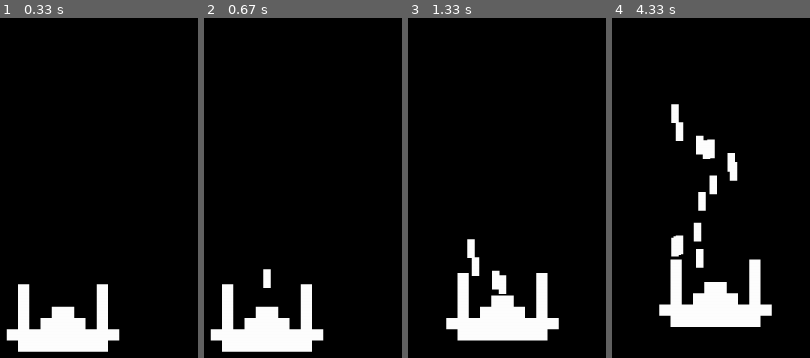
Above: before the commit, frames 1-4 (left to right).
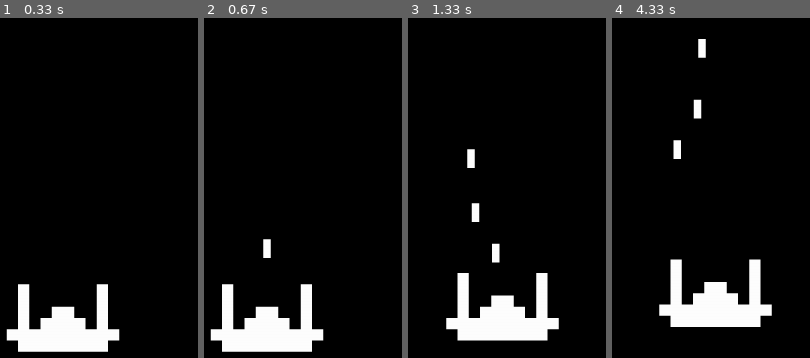
Above: after the commit, the same moments.

Repository: zaymovskey/alien_invasion_pygame
Game: pygame game, started from alien_invasion.py
The game is run twice, just before and just after one commit, with the same random seed, the same clock (stepped at 60 frames per second) and the same inputs.
Inputs:
- Up to frame 1 (0.33 s): no input
- Up to frame 2 (0.67 s): tap Space at 0.33 s
- Up to frame 3 (1.33 s): hold Right 0.67-1.13 s; tap Space at 0.73, 1.03, 1.23 s; hold Up from 1.17 s (still down)
- Up to frame 4 (4.33 s): release Up at 1.47 s; hold Right 1.5-1.97 s; tap Space at 1.57, 1.87, 2.07, 2.37, 2.63, 2.97, 3.27, 3.4, 3.8, 4.1 s; hold Left 2-2.53 s; hold Down 2.57-2.87 s; hold Left 2.9-3.3 s; hold Up 3.33-3.7 s; hold Right from 3.73 s (still down)

Frame 1 is identical in both runs. In frame 2, 0.5% of the frame differs, in the area x 29-34%, y 65-80%; in frame 3, 1.6%; in frame 4, 3.5%, in the area x 29-64%, y 6-74%.

Commit message:
removing bullets that have gone off the screen and the bullet limit

Diff:
--- a/alien_invasion.py
+++ b/alien_invasion.py
@@ -21,7 +21,7 @@
         # Отслеживание (прослушивание) событий клавиатуры и мыши
         gf.check_events(ai_settings, screen, ship, bullets)
         ship.update()
-        bullets.update()
+        gf.update_bullets(bullets)
         # При каждом проходе цикла перерисовывается экран
         gf.update_screen(ai_settings, screen, ship, bullets)
         # Отображение последнего прорисованного экрана
--- a/game_functions.py
+++ b/game_functions.py
@@ -1,9 +1,30 @@
 import sys
 import pygame
 from bullet import Bullet
+from settings import Settings
+from pygame.sprite import Group
 
 
-def check_keydown_events(event, ai_settings, screen, ship, bullets):
+def fire_bullet(ai_settings, screen, ship, bullets):
+    """Выпускает пулю, если лимит еще не достигнут"""
+    # Создание новой пули и включение ее в группу bullets
+    if len(bullets) < ai_settings.bullets_limit:
+        new_bullet = Bullet(ai_settings, screen, ship)
+        bullets.add(new_bullet)
+
+
+def update_bullets(bullets: Group):
+    """Обновляет позиции пуль и уничтожает старые пули"""
+    # Обновление позиции пули
+    bullets.update()
+
+    # Уничтожение пуль, вышедших за экран
+    for bullet in bullets.copy():
+        if bullet.rect.bottom <= 0:
+            bullets.remove(bullet)
+
+
+def check_keydown_events(event, ai_settings: Settings, screen, ship, bullets):
     """Обрабатывает нажатия клавиш"""
     if event.key == pygame.K_LEFT:
         ship.moving_left = True
@@ -16,9 +37,7 @@
         ship.moving_down = True
 
     if event.key == pygame.K_SPACE:
-        # Создание новой пули и включение ее в группу bullets
-        new_bullet = Bullet(ai_settings, screen, ship)
-        bullets.add(new_bullet)
+        fire_bullet(ai_settings, screen, ship, bullets)
 
 
 def check_keyup_events(event, ship):
@@ -37,7 +56,6 @@
 def check_events(ai_settings, screen, ship, bullets):
     """Обрабатывает нажатия клавиш и события мыши"""
     for event in pygame.event.get():
-        print(event)
         if event.type == pygame.QUIT:
             sys.exit()
 
--- a/settings.py
+++ b/settings.py
@@ -12,7 +12,8 @@
         self.ship_width = 150
 
         # Параметры пули
-        self.bullet_speed_factor = 1
+        self.bullet_speed_factor = 3
         self.bullet_width = 10
         self.bullet_height = 25
         self.bullet_color = (255, 255, 255)
+        self.bullets_limit = 3
